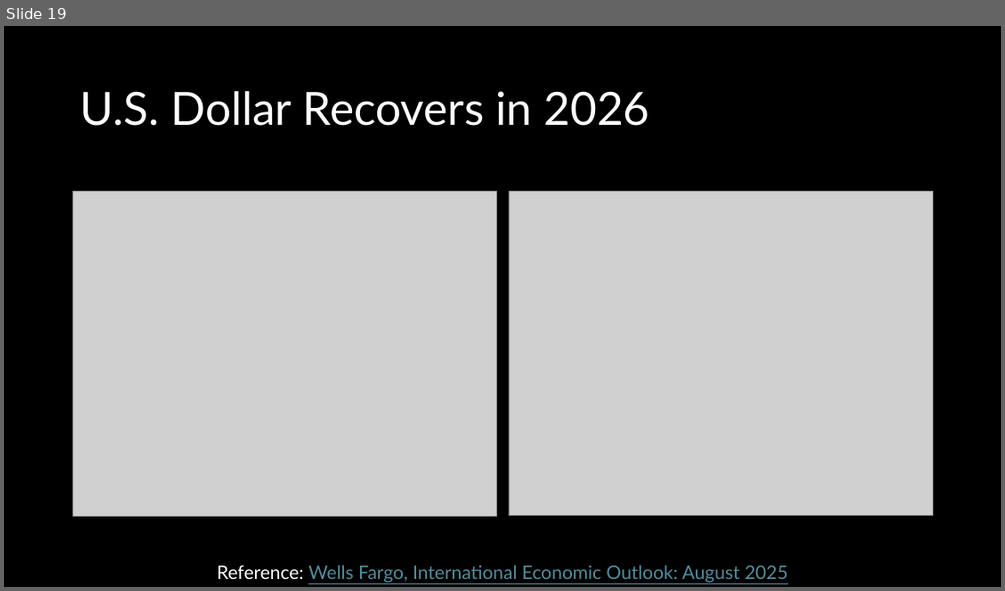
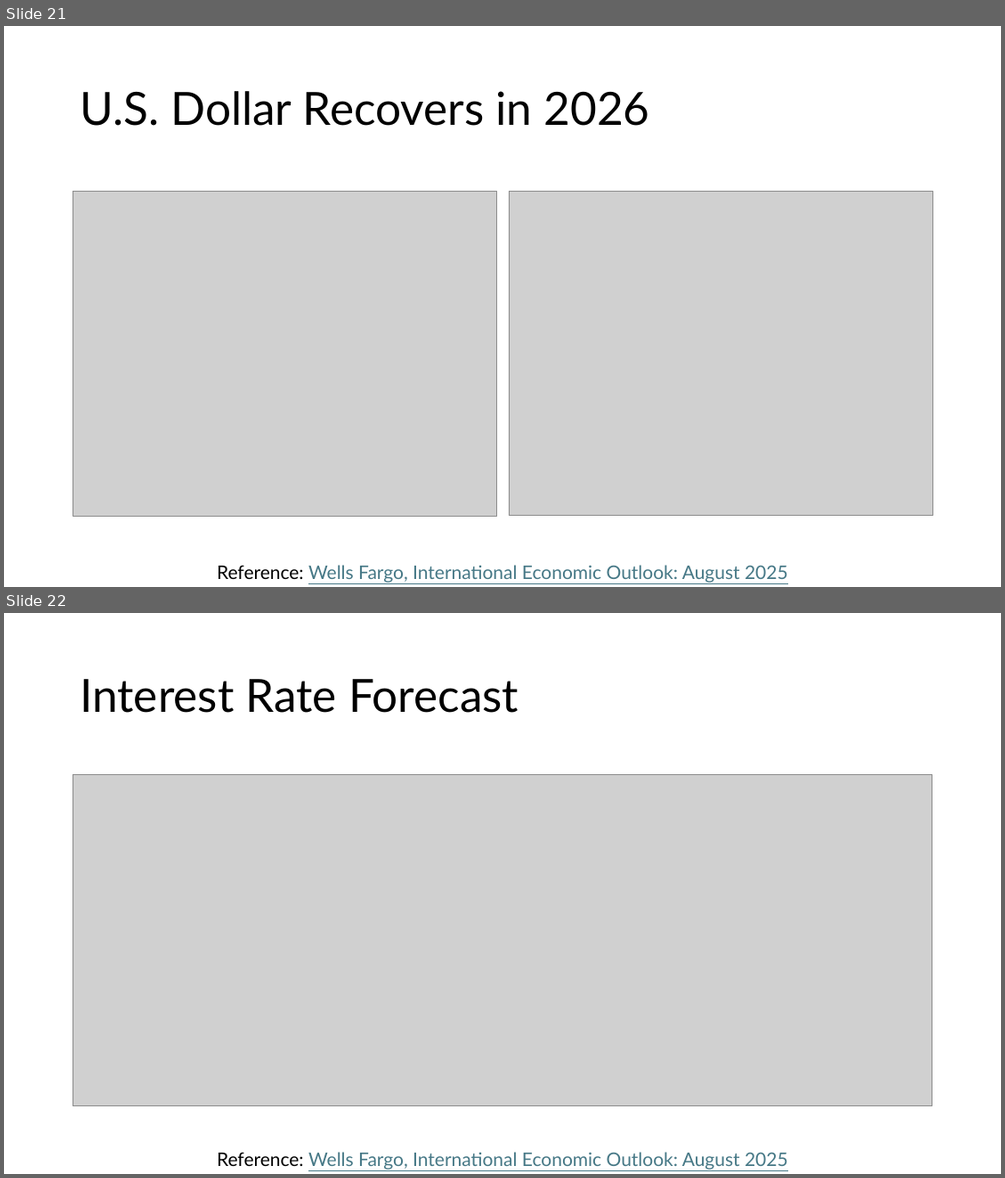
Before and after one commit to mahdi-ghafarian/time-series, a slide deck: borderland/1-cadusd/Presentation/CADUSD.pptx. Shown one above the other, each under a label of ours: slide 19 before the commit, slides 21 and 22 after it. The pictures are 1005x591 and 1005x1178 pixels, drawn with LibreOffice and Linux fonts; fonts in the diff are those of the drawing; grey boxes stand for pictures. Boxes give left, top, right and bottom in pixels: in the first picture for what was removed or moved away, otherwise in the second. Text is boxed around its words. In the diff, an @@ line names an element or a change of style, - is before the commit and + after.

```diff
--- a/borderland/1-cadusd/Presentation/CADUSD.pptx
+++ b/borderland/1-cadusd/Presentation/CADUSD.pptx
@@ slide 22 added at (x1=4, y1=613, x2=1001, y2=1174), background #FFFFFF @@
@@ title added at (x1=80, y1=679, x2=518, y2=713), 44 pt, text #000000 @@
+Interest Rate Forecast
@@ picture added at (x1=73, y1=774, x2=933, y2=1107) @@
@@ text added at (x1=217, y1=1151, x2=788, y2=1169), 18 pt, text #467886, underline @@
+Reference: Wells Fargo, International Economic Outlook: August 2025
@@ what was slide 19 is now slide 21 @@
@@ slide 21 changed as well @@
@@ background #000000 to #FFFFFF @@
@@ title "U.S. Dollar Recovers in 2026" at (x1=80, y1=91, x2=650, y2=126): text colour #FFFFFF to #000000 @@
@@ text "Reference: Wells Fargo, International Economic ..." at (x1=217, y1=564, x2=788, y2=582): text colour #FFFFFF to #000000 in "Reference:"; text colour #538D9D to #467886 in "Wells Fargo, International Economic Outlook: August 2025" @@
```
Also in this commit, not shown: 24 other slides changed, 3 other slides added, 2 other files.
